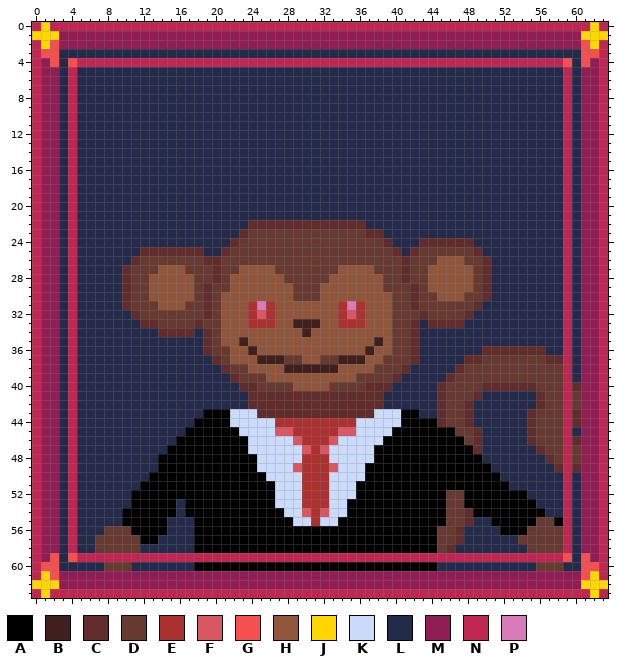
Edited in one commit: pixel-art sprite (Assets/Sprites/profile_peategelane.png). Above, as it was before the edit.
The file is 64x64 pixels. Colours within 5 levels of each other are drawn and written as one.
Palette (. is transparent): A #000000  B #40201f  C #602c2c  D #663931  E #ac3232  F #d95763  G #f54f4f  H #8f563b  J #ffd700  K #cbdbfc  L #242b4a  M #911d55  N #bf2651  P #d77bba
After:
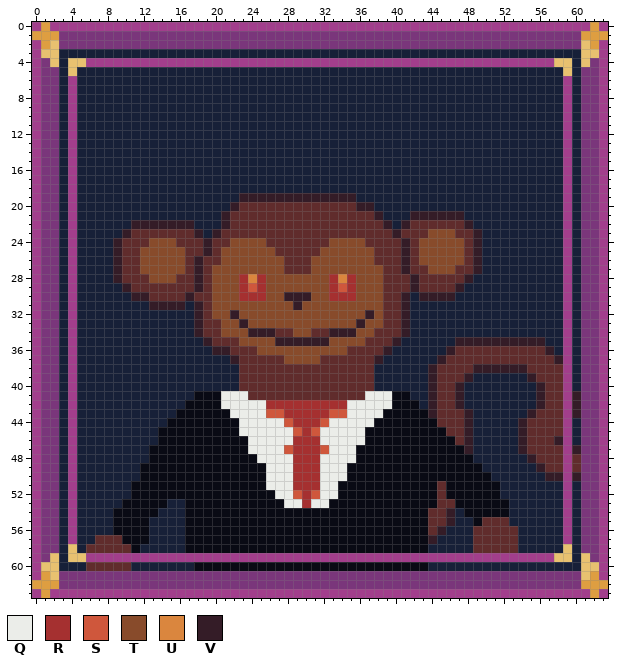
Colours new in this view: Q #ebede9  R #a53030  S #cf573c  T #884b2b  U #da863e  V #341c27
Changes in this commit:
colour A: #000000 -> #090a14
colour G: #f54f4f -> #e8c170
colour J: #ffd700 -> #de9e41
colour L: #242b4a -> #172038
colour M: #911d55 -> #7a367b
colour N: #bf2651 -> #a23e8c
Changed rows in their new state; - is a pixel that keeps its letter.
first column x 4:
 4 -G----------------------------------------------------G-
 5 G------------------------------------------------------G
first column x 4:
19 -------------------VVVVVVVVVVVVV-------------------------
20 ------------------VCCCCCCCCCCCCCVV-----------------------
21 -----------------VCCCCCCCCCCCCCCCCV---VVVVVV-------------
22 -------VVVVVVV---VCC-------------CCV-VCCCCCCV------------
23 ------VCCCCCCCV-VCC-CCCCCCCCCCCCC--CVCCCTTTCCV-----------
24 -----VCCCTTTCCCVCCTTTTCCCCCCCTTTTCC-CVCTTTTT-V-----------
25 -----VCCTTTTT--VCTTTTTTCCCCCTTTTTTCC-V-TTTTTCV-----------
26 -----VC-TTTTTCV--TTTTTTTCCCTTTTTTTCCCVCTTTTTCVL----------
27 -----V-CTTTTTCVCTTTTTTTTCCCTTTTTTTTCCVCCTTTCCVL----------
28 -----V-CCTTTCCVCTTTRURTTTTTTTRURTTTCC-VCCCCCVLL----------
29 ------VCCCCCCCV-TTTRSRTTTTTTTRSRTTTCCCVCCCCVLLL----------
30 ------LVVCCCCVC-TTTRRRTTVVVTTRRRTTTCCVLVVVVLLLL----------
31 ------LLLVVVVLV-TTTTTTTTTVTTTTTTTTTCCVLLLLLLLL-----------
32 -------LLLLLLLV-TTVTTTTTTTTTTTTTTVTCCVLLLLLLL------------
33 --------LLLLLLVCCTTVTTTTTTTTTTTTVTTCCVL-LLLL-------------
34 ----------LLLLV-CTTTVVVCCTTCCVVVTTCCCVL------------------
35 ---------------VCCCTTTTVVVVVVTTTTCCCVLL----VVVVVVVVVV----
36 ---------------LVVCCCTTTTTTTTTTCCCCVLLL---VCCC-------V---
37 ----------------LLVCCCCCTTTTCCCCCCVLLLL--VCC--CCCCCCC-V--
38 -----------------LLCCCCCCCCCCCCCCCLLLL--VCC-CVVVVVVCCCC--
39 ------------------LCCCCCCCCCCCCCCCLLL---VC-CVLLLLLLVCCC--
40 ---------------------CCCCCCCCCCCC-LL----V-CVLLLLLLLLVCC-L
41 --------------AAAQQQ-------------QQQAA--V-CVLL------VCC-V
42 -------------AAAAQQQQQRRRRRRRRRQQQQQAAA-V-CVL-------VCC-V
43 ------------AAA---QQQQSSRRRRRSSQQQQAA--AV-CCV------VCCC-V
44 -----------AAA----AQQQQQSRRRSQQQQQAAA-----CCV-----V-CCC-L
45 ----------AAA------QQQQQQSRSQQQQQAAA------CCVL----V-CCC--
46 ----------AA--------QQQQQRRRQQQQQAA--------CVL----V-CCV-L
47 ---------AA---------QQQQSRRRSQQQAA----------VL----VC-CC-V
48 ---------A-----------QQQQRRRQQQQAA-----------L-----VC-C-C
49 --------AA-----------AQQQRRRQQQAA-------------L-----VC---
50 --------A-------------QQQRRRQQQAA--------------L-----VV-V
51 -------A--------------QQQRRRQQAA---------C------L--------
52 -----------------------QQSRSQQAA---------CAA----LLL------
53 ------A----L-----------AQQRQQAA----------CCA-----LLL-----
54 -----A----LL------------AAAAAAA---------CCVLA----LLLL----
55 -----A---LL--A-----------AAAAA----------CCVLLACCCLLLLLL--
56 ----LAA--LL--A--------------------------CVLL-CCCCCLLLLL--
57 ---CCCAA-L---A--------------------------VLLL-CCCCCLLLLL--
58 G-CCCCCA-----A--------------------------LLL--CCCCC-LLLLG-
59 -G----------------------------------------------------G--
60 --CCCCC---------------------------------L-----------LLL--
Changed places in both pictures, as pixel boxes (x1, y1, x2, y2):
changed: (32, 22, 608, 598)
